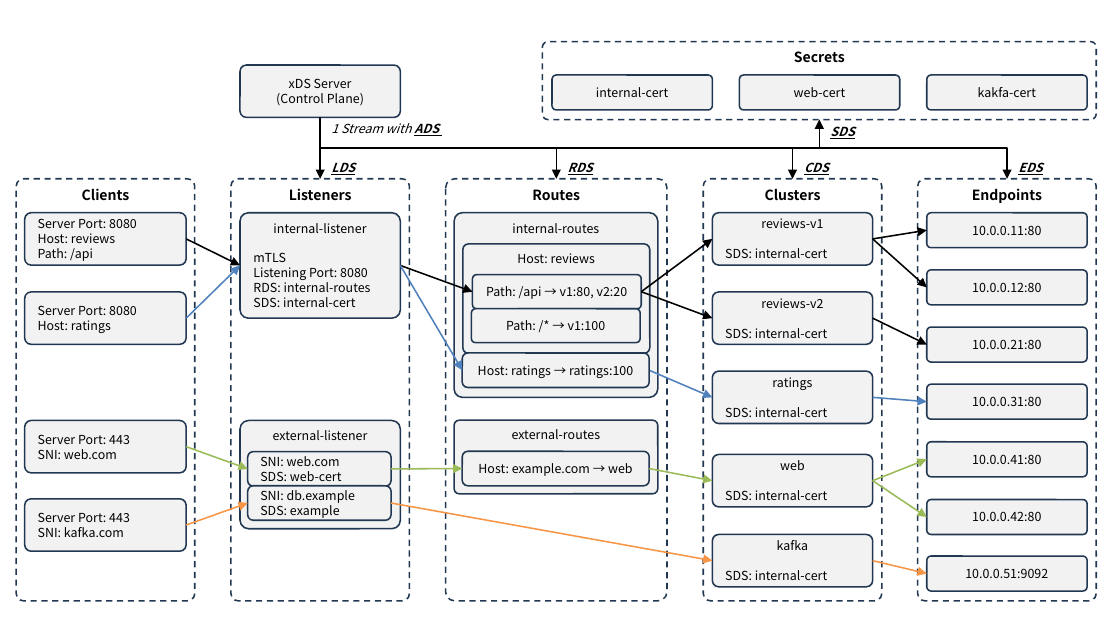
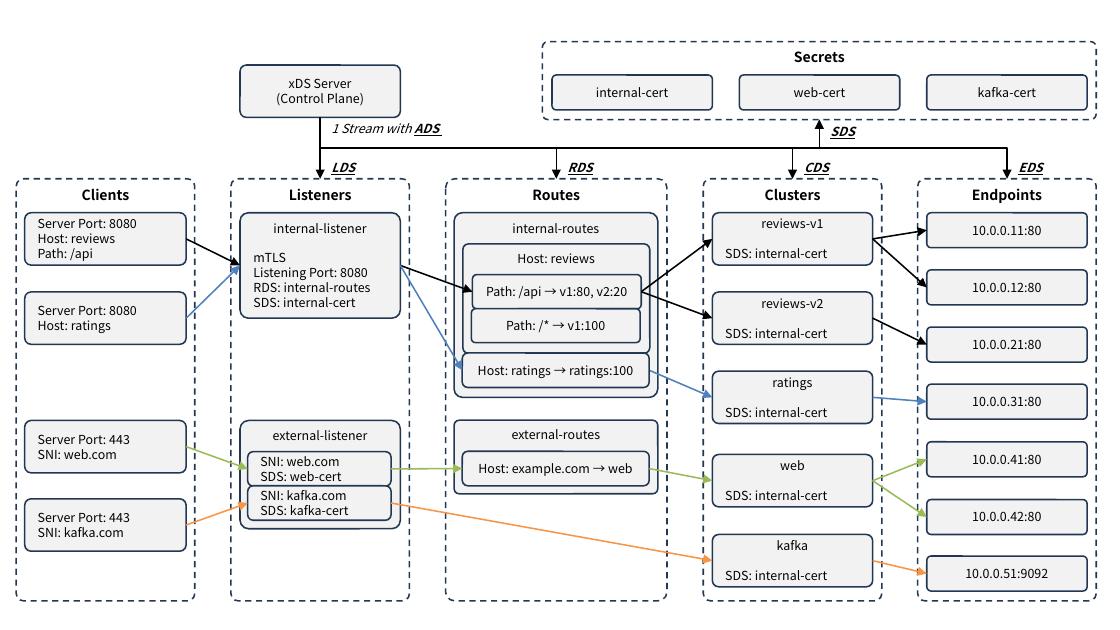
Before and after one commit to ssup2/blog-software, a slide deck: slide 1 of content/docs/theory-analysis/envoy-xds-configuration/images/images.pptx. Drawn at 1120x630 pixels with LibreOffice and Linux fonts; fonts in the diff are those of the drawing. Boxes give left, top, right and bottom in pixels: in the first picture for what was removed or moved away, otherwise in the second. Text is boxed around its words. In the diff, an @@ line names an element or a change of style, - is before the commit and + after.

```diff
--- a/content/docs/theory-analysis/envoy-xds-configuration/images/images.pptx
+++ b/content/docs/theory-analysis/envoy-xds-configuration/images/images.pptx
@@ text in rounded rectangle at [978, 87, 1036, 97]: text changed @@
-kakfa-cert
+kafka-cert
@@ text in rounded rectangle at [260, 490, 348, 515]: text changed @@
-SNI: db.example
-SDS: example
+SNI: kafka.com
+SDS: kafka-cert
```
Also in this commit, not shown: 1 other file.
